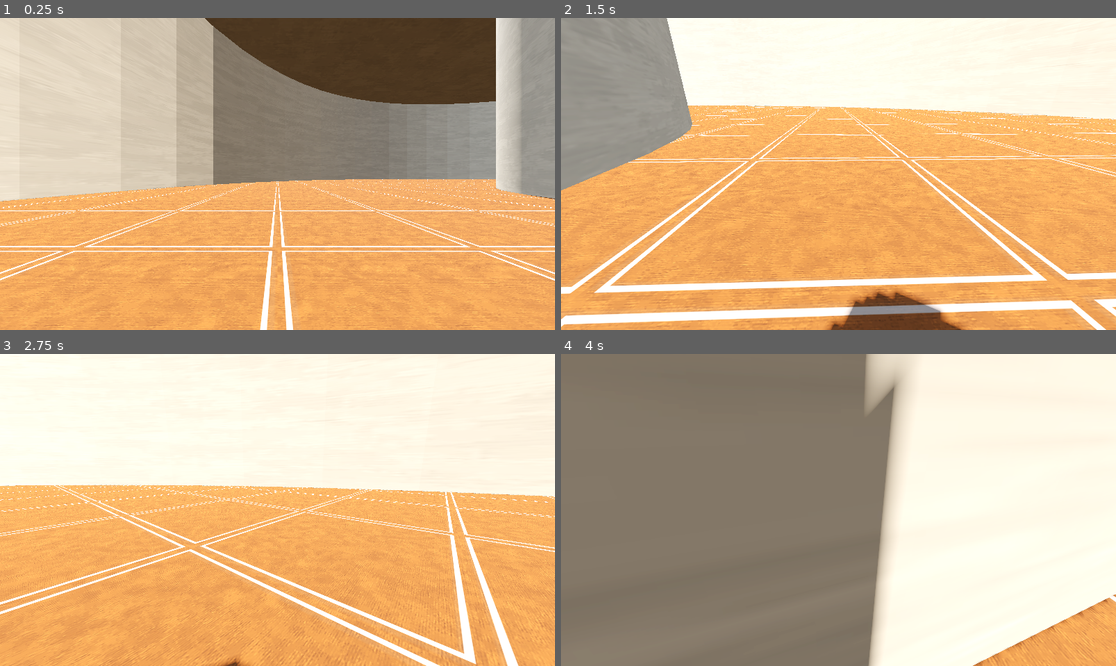
Above: before the commit, frames 1-4 (two rows, left to right).
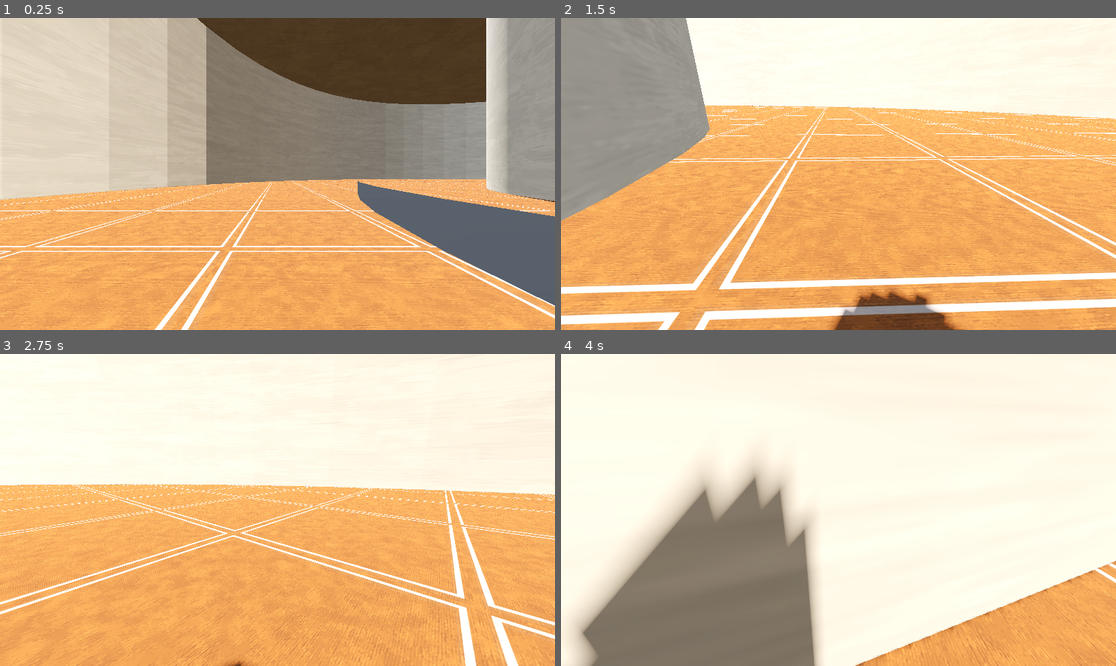
Above: after the commit, the same moments.

Repository: cjpugs/GMTK-Jam-25
Game: Godot game, scene res://scenes/levels/test-level.tscn
The game is run twice, just before and just after one commit, with the same random seed, the same clock (stepped at 60 frames per second) and the same inputs. This scene is started directly instead of the project's main scene.
Inputs (mouse positions are in pixels of both pictures, inside the frame that each line leads up to):
- Up to frame 1 (0.25 s): no input
- Up to frame 2 (1.5 s): tap Enter at 0.5 s; move the mouse to (960, 158) at 0.52 s; hold Right (move_right) 0.53-1.28 s; click (960, 158) at 0.67 s; move the mouse to (810, 174) at 1.27 s; hold Up (move_forward) from 1.28 s (still down)
- Up to frame 3 (2.75 s): keep holding Up (move_forward); move the mouse to (288, 503) at 2.02 s
- Up to frame 4 (4 s): keep holding Up (move_forward); move the mouse to (832, 516) at 2.77 s; move the mouse to (877, 513) at 3.52 s

The runs differ from the first frame. In frame 1, 14% of the frame differs, in the area x 0-100%, y 0-100%; in frame 2, 8.8%; in frame 3, 4.5%; in frame 4, 48%.

Commit message:
minor edits

Diff:
--- a/scenes/levels/store.tscn
+++ b/scenes/levels/store.tscn
@@ -41,6 +41,26 @@
 
 [sub_resource type="ConcavePolygonShape3D" id="ConcavePolygonShape3D_y7kff"]
 data = PackedVector3Array(3.9203, -8, -39.8083, -0.0006, -8, -40, 3.9203, 8, -39.8083, 3.9203, 8, -39.8083, -0.0006, -8 …(16063 unchanged characters)…
+
+[sub_resource type="CylinderMesh" id="CylinderMesh_njto3"]
+top_radius = 40.0
+bottom_radius = 40.0
+cap_top = false
+
+[sub_resource type="CylinderMesh" id="CylinderMesh_8s6uc"]
+top_radius = 45.0
+bottom_radius = 45.0
+cap_top = false
+
+[sub_resource type="CylinderMesh" id="CylinderMesh_m4iqm"]
+top_radius = 50.0
+bottom_radius = 50.0
+cap_top = false
+
+[sub_resource type="CylinderMesh" id="CylinderMesh_b0hbt"]
+top_radius = 55.0
+bottom_radius = 55.0
+cap_top = false
 
 [node name="Store" type="Node3D"]
 
@@ -89,3 +109,21 @@
 [node name="CollisionShape3D2" type="CollisionShape3D" parent="OuterWall"]
 transform = Transform3D(1.5, 0, 0, 0, 1.5, 0, 0, 0, 1.5, 0, 0, 0)
 shape = SubResource("ConcavePolygonShape3D_y7kff")
+
+[node name="Shelving Lanes" type="Node" parent="."]
+
+[node name="40m Raius Lane" type="MeshInstance3D" parent="Shelving Lanes"]
+mesh = SubResource("CylinderMesh_njto3")
+skeleton = NodePath("")
+
+[node name="45m Radius Lane" type="MeshInstance3D" parent="Shelving Lanes"]
+mesh = SubResource("CylinderMesh_8s6uc")
+skeleton = NodePath("")
+
+[node name="50m Radius Lane" type="MeshInstance3D" parent="Shelving Lanes"]
+mesh = SubResource("CylinderMesh_m4iqm")
+skeleton = NodePath("")
+
+[node name="55m Radius Lane" type="MeshInstance3D" parent="Shelving Lanes"]
+mesh = SubResource("CylinderMesh_b0hbt")
+skeleton = NodePath("")
--- a/scenes/levels/test-level.tscn
+++ b/scenes/levels/test-level.tscn
@@ -26,6 +26,6 @@
 shadow_enabled = true
 
 [node name="Player" parent="." instance=ExtResource("1_tny1j")]
-transform = Transform3D(1, 0, 0, 0, 1, 0, 0, 0, 1, -44, 0, 0)
+transform = Transform3D(1, 0, 0, 0, 1, 0, 0, 0, 1, -43, 1, 0)
 
 [node name="Store" parent="." instance=ExtResource("2_er0ob")]
Not shown: 1 places in scenes/levels/store.tscn that only renumber resources
